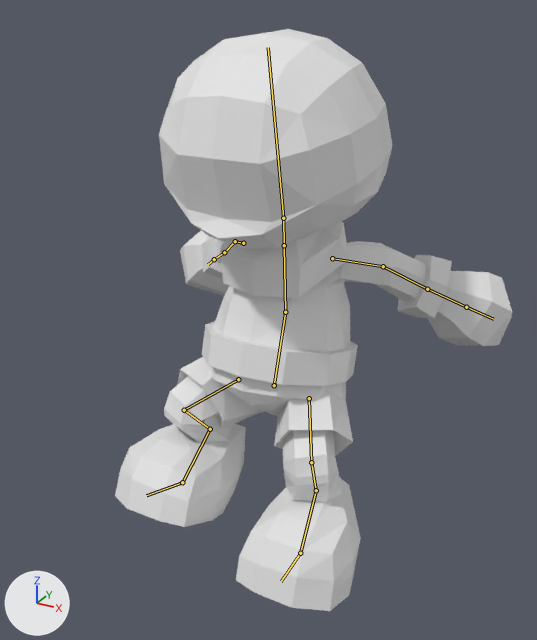
An edit to the Blender file Blender/Characters/jabber-arma.blend, drawn before and after from the same camera.
Both versions are drawn from a camera (50 mm lens) standing at (4.89, -8.94, 8.67) and looking at (-0.13, 0.19, 4.1). Lighting does not change. The marker at lower left points along +X, +Y and +Z. Both versions are drawn at frame 1 of the action 'Knockback'; the numbers are the values there. The bones that bend it are drawn over the model as lines.

Objects in the first picture: 'Character'.
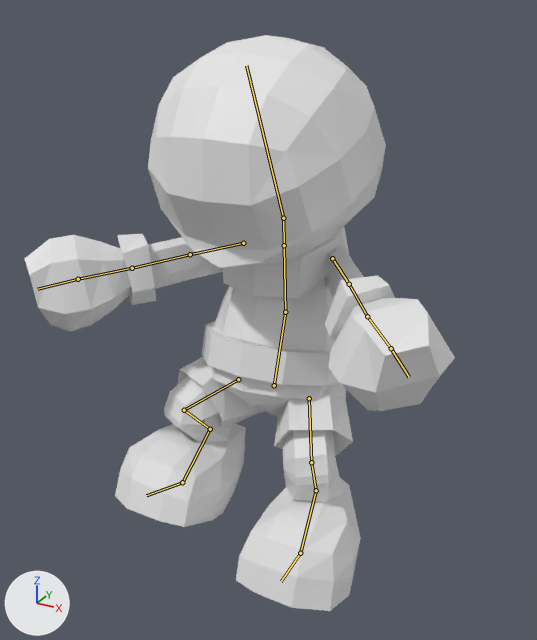
Commit message: Updated knockback animation

Changed parts and their boxes [x1, y1, x2, y2] in the pictures (537 x 640 px):
'Character', posed (8% wider): before [115, 29, 512, 611]; after [25, 35, 455, 611]
bone 'Head', root to tip: before (283, 218) to (268, 47); after (283, 218) to (246, 65)
bone 'Upper Arm.L', root to tip: before (332, 258) to (383, 266); after (332, 258) to (349, 284)
bone 'Lower Arm.L', root to tip: before (383, 266) to (427, 289); after (349, 284) to (367, 316)
bone 'Upper Arm.R', root to tip: before (243, 243) to (235, 241); after (243, 243) to (190, 254)
bone 'Lower Arm.R', root to tip: before (235, 241) to (224, 252); after (190, 254) to (132, 268)

The change in detail:
Bone 'Head' (bone_head) turns from (-6, 0, 0) to (-20, 0, 0) degrees about its own x, y and z.
Bone 'Upper Arm.L' (bone_upper_arm_l) turns from (19, 36, 60) to (38, -37, -87) degrees about its own x, y and z.
Bone 'Lower Arm.L' (bone_lower_arm_l) turns from (2, -12, -16) to (0, 0, 0) degrees about its own x, y and z.
Bone 'Upper Arm.R' (bone_upper_arm_r) turns from (19, -36, -60) to (38, 37, 87) degrees about its own x, y and z.
Bone 'Lower Arm.R' (bone_lower_arm_r) turns from (2, 12, 16) to (0, 0, 0) degrees about its own x, y and z.
